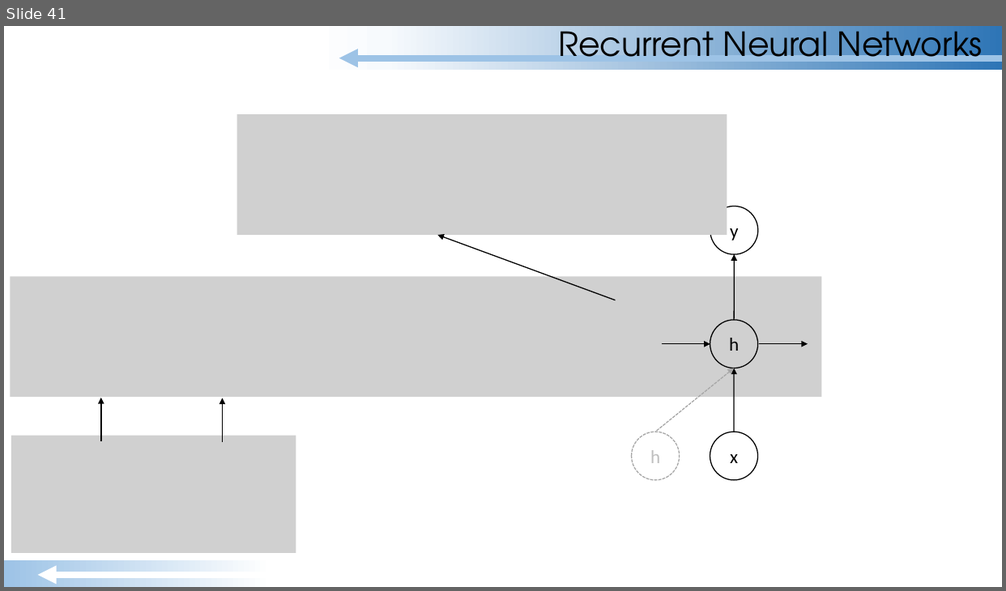
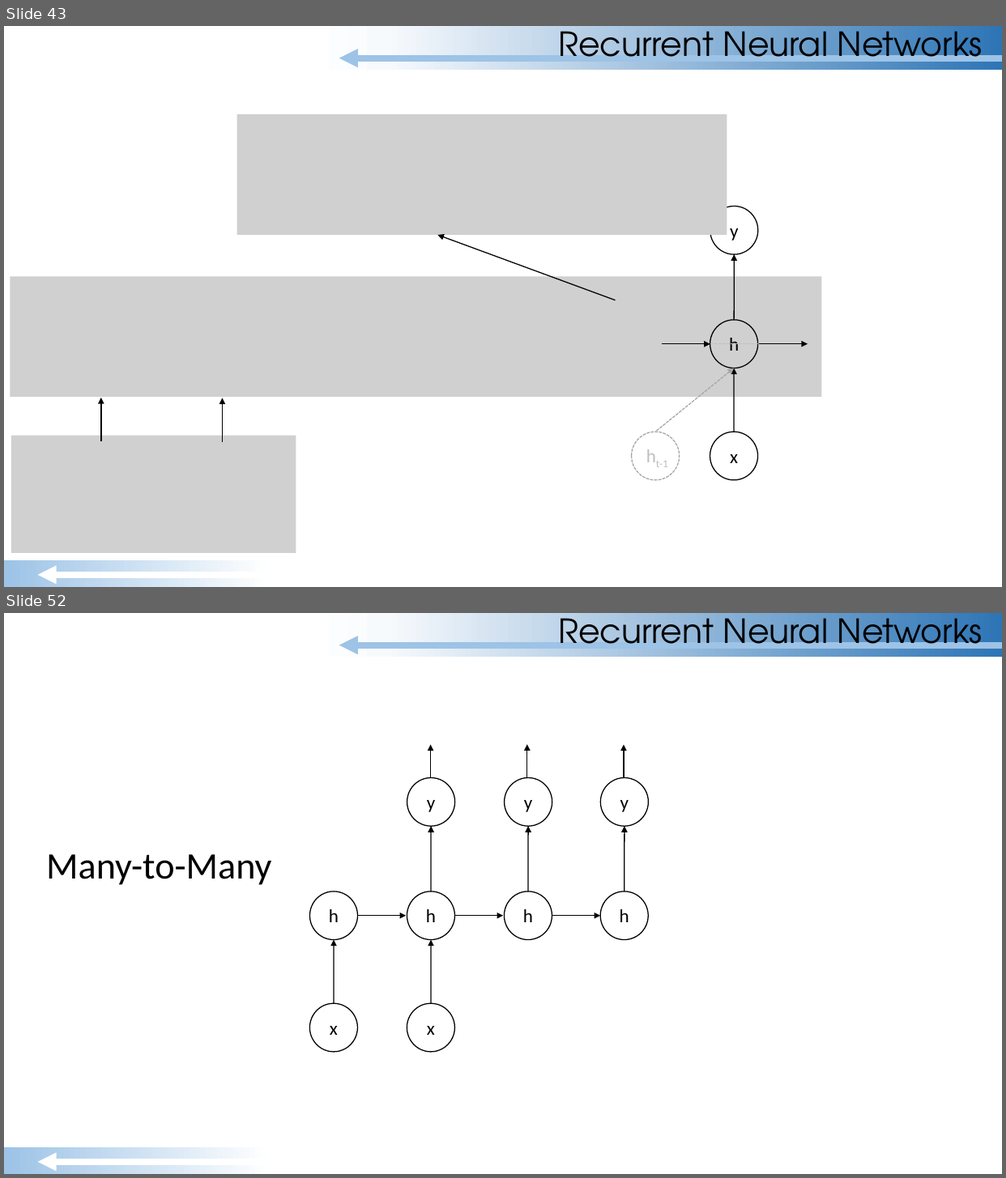
Before and after one commit to GradyKurpasi/RNN-Tutorial, a slide deck: MLP-RNN Tutorial.pptx. Shown one above the other, each under a label of ours: slide 41 before the commit, slides 43 and 52 after it; the slides between them are not shown. The pictures are 1006x591 and 1006x1178 pixels, drawn with LibreOffice and Linux fonts; fonts in the diff are those of the drawing; grey boxes stand for pictures. Boxes give left, top, right and bottom in pixels: in the first picture for what was removed or moved away, otherwise in the second. Text is boxed around its words. In the diff, an @@ line names an element or a change of style, - is before the commit and + after.

```diff
--- a/MLP-RNN Tutorial.pptx
+++ b/MLP-RNN Tutorial.pptx
@@ slide 52 added at [4,613,1002,1174], background #FFFFFF @@
@@ rectangle added at [309,613,1002,658], fill gradient #FFFFFF to #F7FAFD to #2E75B6 @@
@@ title added at [558,618,982,659], 32 pt, text #000000 @@
+Recurrent Neural Networks
@@ arrow added from (1002, 645) to (339, 645), #9DC3E6 6 pt @@
@@ group added at [309,745,649,1053]: 11 arrows, 9 ellipses @@
+x
+h
+y
+x
+h
+y
+h
+y
+h
@@ text added at [46,854,271,885], 36 pt, text #000000 @@
+Many-to-Many
@@ rectangle added at [4,1148,397,1174], fill gradient #9DC3E6 to #FFFFFF @@
@@ arrow added from (701, 1162) to (38, 1162), #FFFFFF 6 pt @@
@@ what was slide 41 is now slide 43 @@
@@ slide 43 changed as well @@
@@ line added from (710, 344) to (758, 344), #BFBFBF 1 pt dashed @@
@@ text in ellipse at [650,450,660,463]: text removed @@
-h
@@ text added at [656,461,668,467], 18 pt, text #BFBFBF @@
+ht-1
```
Also in this commit, not shown: 17 other slides changed, 19 other slides added, 1 slide removed, 3 other files.
